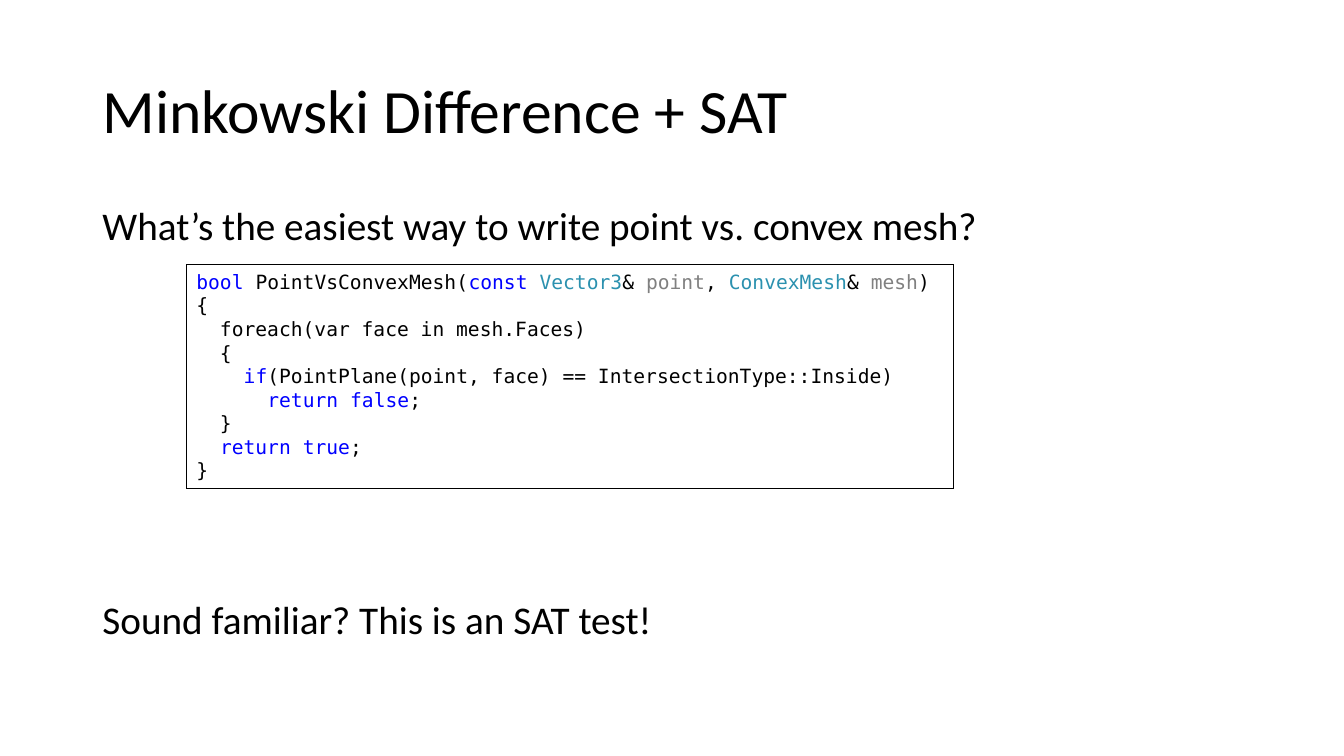
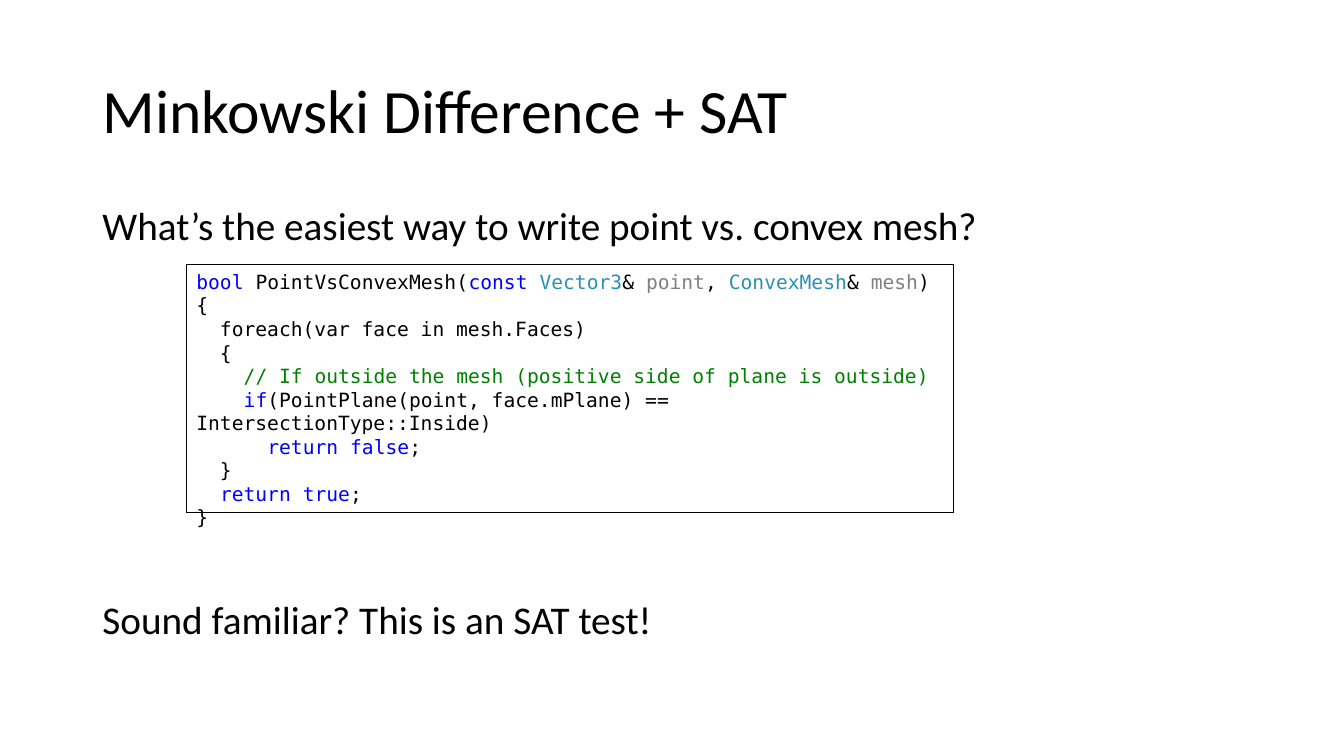
Before and after one commit to jodavis42/Presentations, a slide deck: slide 18 of CS350/SAT_Advanced.pptx. Drawn at 1344x756 pixels with LibreOffice and Linux fonts; fonts in the diff are those of the drawing. Boxes give left, top, right and bottom in pixels: in the first picture for what was removed or moved away, otherwise in the second. Text is boxed around its words. In the diff, an @@ line names an element or a change of style, - is before the commit and + after.

```diff
--- a/CS350/SAT_Advanced.pptx
+++ b/CS350/SAT_Advanced.pptx
@@ rectangle "bool PointVsConvexMesh(const Vector3& point, ConvexMesh& ...": place and size @@
-rectangle "bool PointVsConvexMesh(const Vector3& point, ConvexMesh& ..." at (187,265,954,489)
+rectangle "bool PointVsConvexMesh(const Vector3& point, ConvexMesh& ..." at (187,265,954,513)
@@ text in rectangle at (196,368,928,434): text changed @@
-if(PointPlane(point, face) == IntersectionType::Inside)
+// If outside the mesh (positive side of plane is outside)
+if(PointPlane(point, face.mPlane) == IntersectionType::Inside)
```
Also in this commit, not shown: 2 other slides changed, 1 other file.
